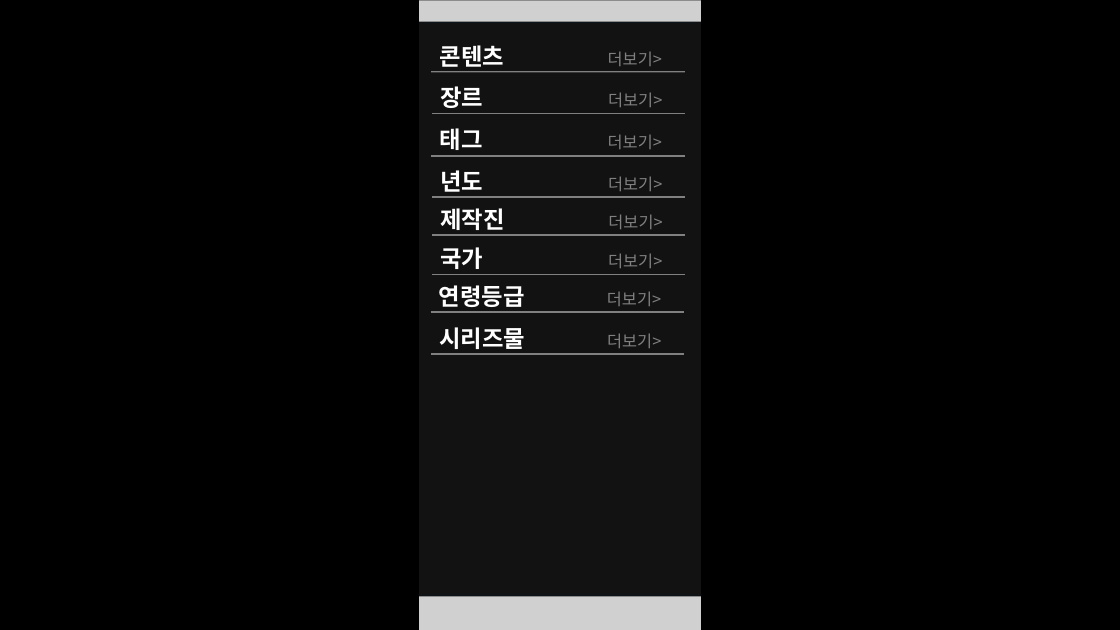
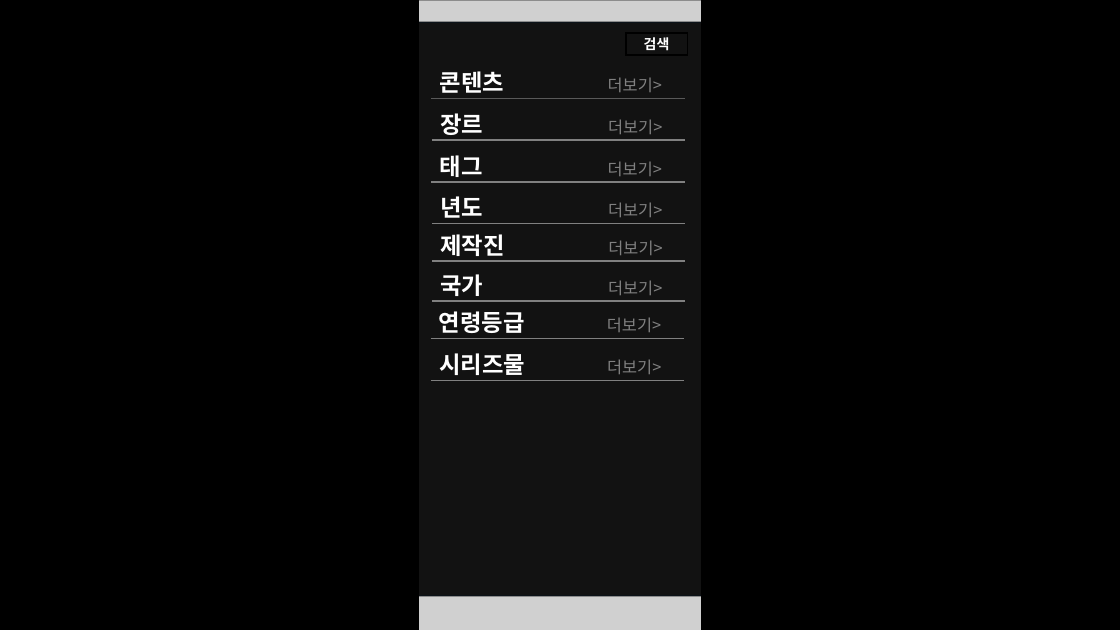
Before and after one commit to lhs020208/GameInterface-7, a slide deck: slide 15 of 7조 기말과제 - 숏폼형 모바일 OTT.pptm. Drawn at 1120x630 pixels with LibreOffice and Linux fonts; fonts in the diff are those of the drawing; grey boxes stand for pictures. Boxes give left, top, right and bottom in pixels: in the first picture for what was removed or moved away, otherwise in the second. Text is boxed around its words. In the diff, an @@ line names an element or a change of style, - is before the commit and + after.

Commit message:
장르 "검색" 추가

```diff
--- a/7조 기말과제 - 숏폼형 모바일 OTT.pptm
+++ b/7조 기말과제 - 숏폼형 모바일 OTT.pptm
@@ rectangle added at bbox=[626, 33, 688, 55], fill #121212, outline #000000 1.5 pt, 12 pt, text #FFFFFF, bold @@
+검색
@@ 8 lines, 6 rectangles, 3 texts: place and size @@
-8 lines, 6 rectangles, 3 texts at bbox=[424, 38, 696, 357]
+8 lines, 6 rectangles, 3 texts at bbox=[424, 65, 696, 381]
```
Also in this commit, not shown: 3 other slides changed.
